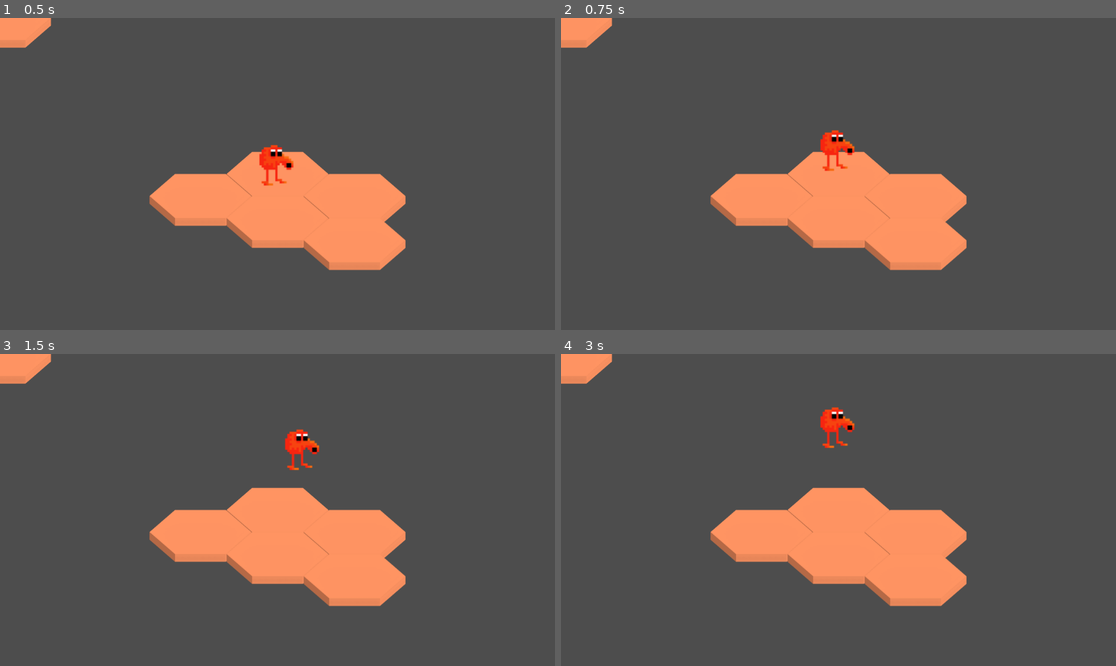
Above: before the commit, frames 1-4 (two rows, left to right).
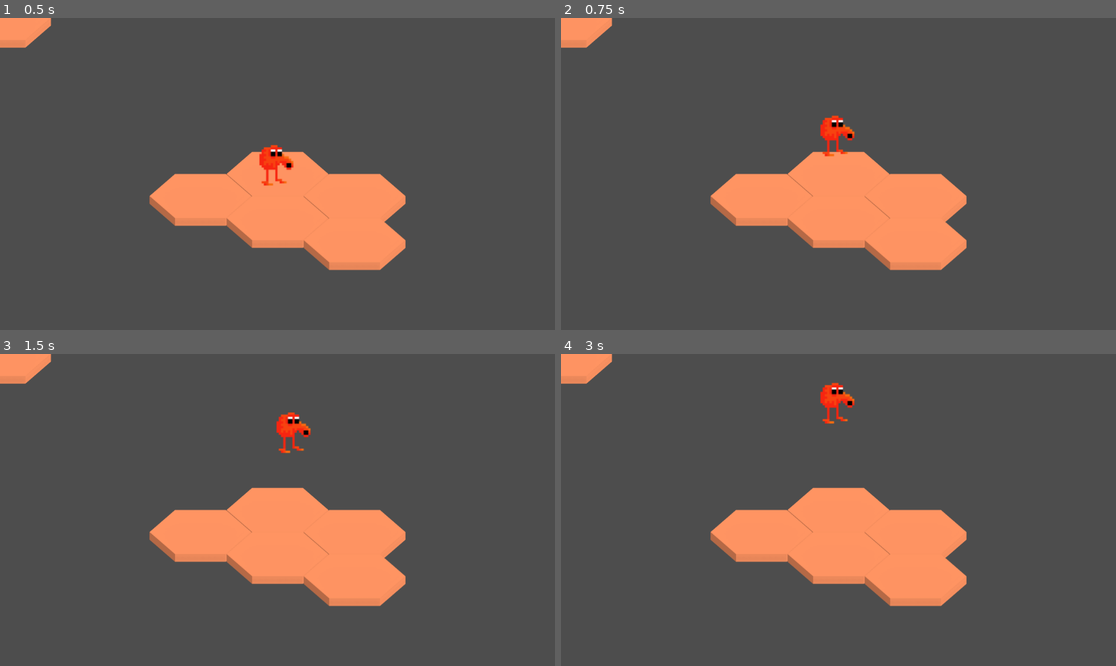
Above: after the commit, the same moments.

Repository: JayAiJoe/SlimeScaper
Game: Godot game, scene res://Scenes/map2d.tscn
Two runs of this game, one before a commit and one after it. Both use one fixed random seed, a clock stepped at 60 frames per second and the inputs below.
Inputs:
- Up to frame 1 (0.5 s): no input
- Up to frame 2 (0.75 s): tap Enter at 0.5 s; tap W (move_N) at 0.6 s
- Up to frame 3 (1.5 s): tap E (move_NE) at 1.35 s
- Up to frame 4 (3 s): tap Q (move_NW) at 2.1 s; tap S (move_S) at 2.85 s

Frame 1 is identical in both runs. In frame 2, 0.7% of the frame differs, in the area x 46-53%, y 31-49%; in frame 3, 0.8%; in frame 4, 0.8%, in the area x 46-53%, y 9-31%.

Commit message:
player jumping

Diff:
--- a/Scenes/player.gd
+++ b/Scenes/player.gd
@@ -9,6 +9,12 @@
 
 var current_coord
 var animating = false
+
+const JUMP_VELOCITY = -350.0
+var gravity = ProjectSettings.get_setting("physics/2d/default_gravity") * 2
+var velocity_y = 0
+
+@onready var sprite : Sprite2D = $Sprite2D
 
 
 func _ready():
@@ -23,14 +29,23 @@
 		if event.is_action_pressed(dir):
 			move_dir(dir)
 
+func _physics_process(delta):
+	if velocity_y != 0:
+		velocity_y += + gravity * delta
+		sprite.offset.y = min(0, sprite.offset.y + velocity_y * delta)
+		if sprite.offset.y == 0:
+			velocity_y = 0
+
 func move_dir(dir):
 	if animating:
 		return
 	current_coord = current_coord + DIR[dir]
-	var tween = get_tree().create_tween()
+	var tween = get_tree().create_tween().set_ease(Tween.EASE_IN_OUT).set_trans(Tween.TRANS_QUAD)
 	tween.finished.connect(set_animating.bind(false))
 	set_animating(true)
 	tween.tween_property(self, "position", Utils.coordinates_to_global(current_coord), 0.4)
 
+	velocity_y = JUMP_VELOCITY
+
 func set_animating(val : bool) -> void:
 	animating = val
--- a/Scenes/player.tscn
+++ b/Scenes/player.tscn
@@ -1,7 +1,7 @@
 [gd_scene load_steps=3 format=3 uid="uid://btl1r0jhgh3no"]
 
 [ext_resource type="Script" path="res://Scenes/player.gd" id="1_68wnd"]
-[ext_resource type="Texture2D" uid="uid://166sg58v701e" path="res://Assets/player.png" id="1_f75sj"]
+[ext_resource type="Texture2D" uid="uid://166sg58v701e" path="res://assets/player.png" id="1_f75sj"]
 
 [node name="Player" type="Node2D"]
 script = ExtResource("1_68wnd")
Not shown, changed: Assets/hex_grass.jpeg.import
Not shown, changed: Assets/hexagon.png.import
Not shown, changed: Assets/player.png.import
Not shown, changed: assets/sample_tiles/building_cabin_E.png.import
Not shown, changed: assets/sample_tiles/building_castle_E.png.import
Not shown, changed: assets/sample_tiles/building_farm_E.png.import
Not shown, changed: assets/sample_tiles/building_smelter_E.png.import
Not shown, changed: assets/sample_tiles/building_tower_SE.png.import
Not shown, changed: assets/sample_tiles/dirt_E.png.import
Not shown, changed: assets/sample_tiles/dirt_lumber_E.png.import
Not shown, changed: assets/sample_tiles/grass_E.png.import
Not shown, changed: assets/sample_tiles/grass_hill_E.png.import
(and 2 more such lines)
